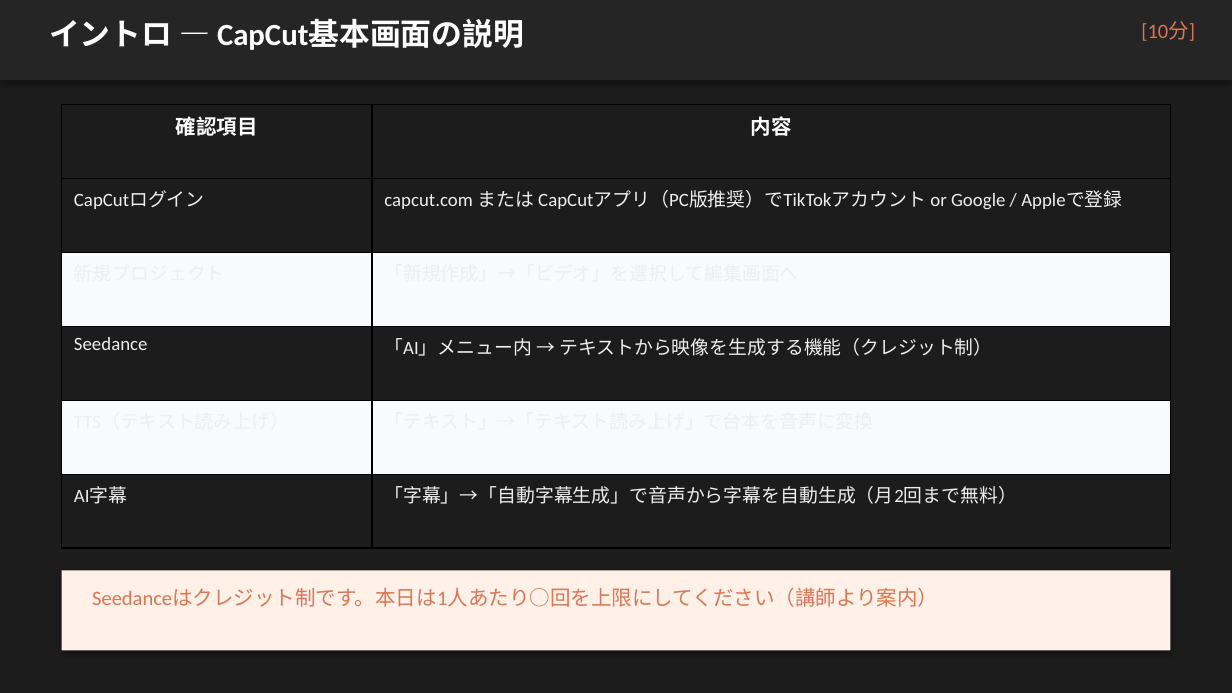
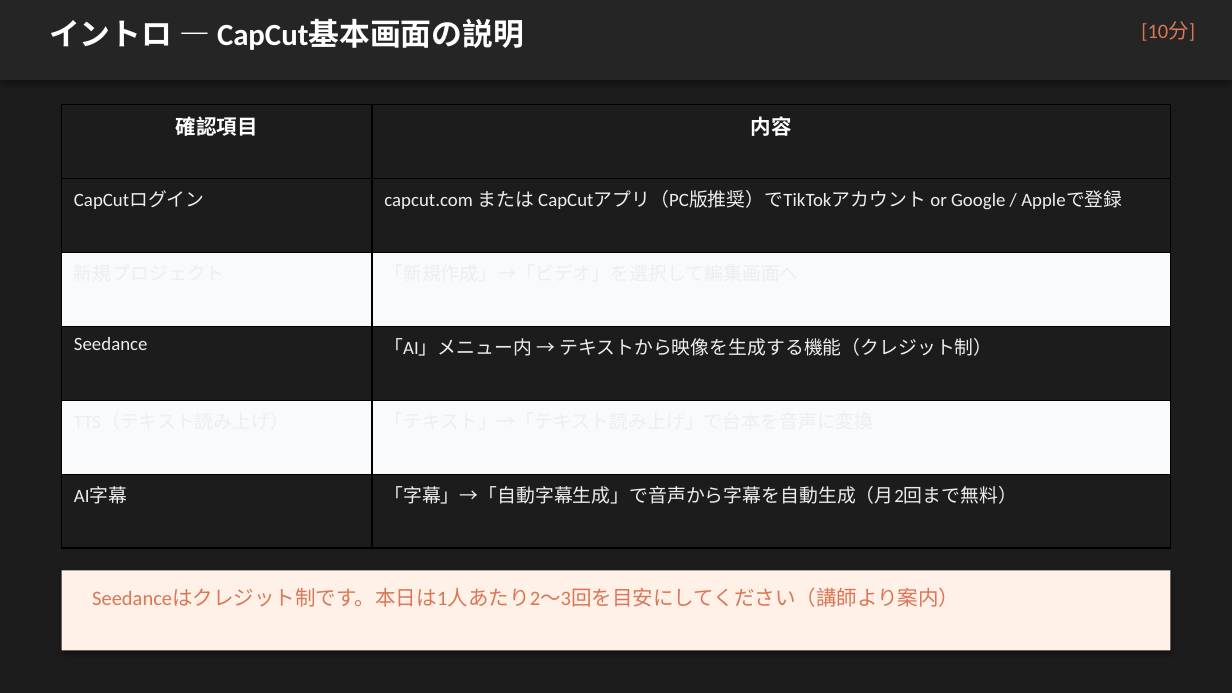
Before and after one commit to zatune-gif/kurashi-no-dodai-log, a slide deck: slide 5 of 00-01_han-ai/training-materials/course04_jissen_doga.pptx. Drawn at 1232x693 pixels with LibreOffice and Linux fonts; fonts in the diff are those of the drawing. Boxes give left, top, right and bottom in pixels: in the first picture for what was removed or moved away, otherwise in the second. Text is boxed around its words. In the diff, an @@ line names an element or a change of style, - is before the commit and + after.

```diff
--- a/00-01_han-ai/training-materials/course04_jissen_doga.pptx
+++ b/00-01_han-ai/training-materials/course04_jissen_doga.pptx
@@ text at (92,588,959,607): text changed @@
-Seedanceはクレジット制です。本日は1人あたり○回を上限にしてください（講師より案内）
+Seedanceはクレジット制です。本日は1人あたり2〜3回を目安にしてください（講師より案内）
```
Also in this commit, not shown: 1 other slide changed, 7 other files.
